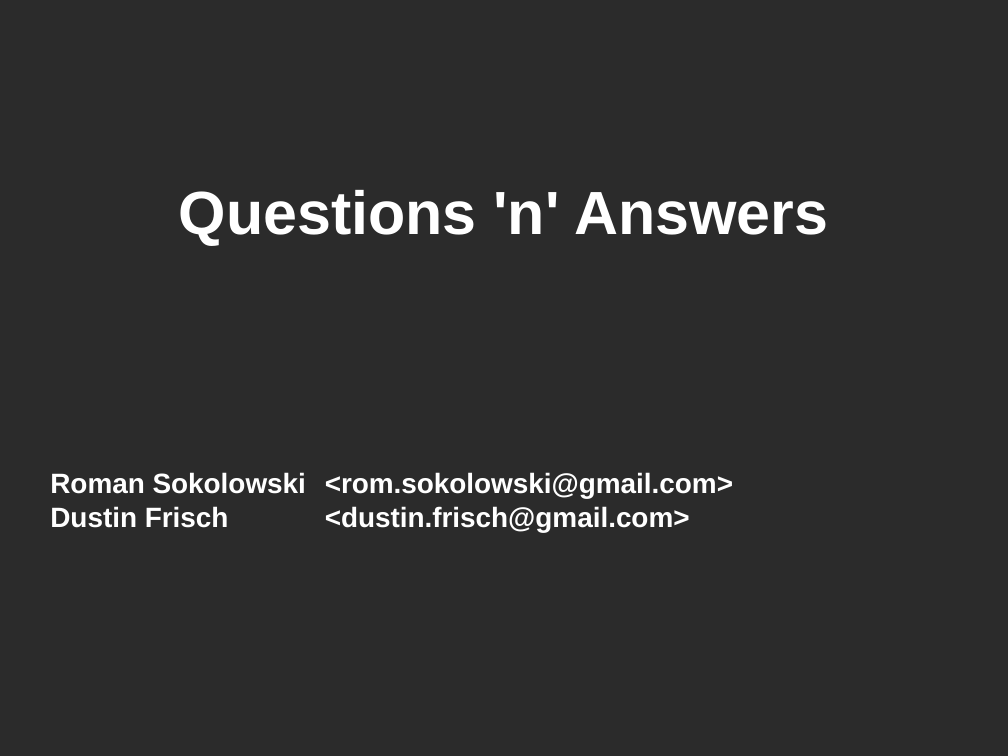
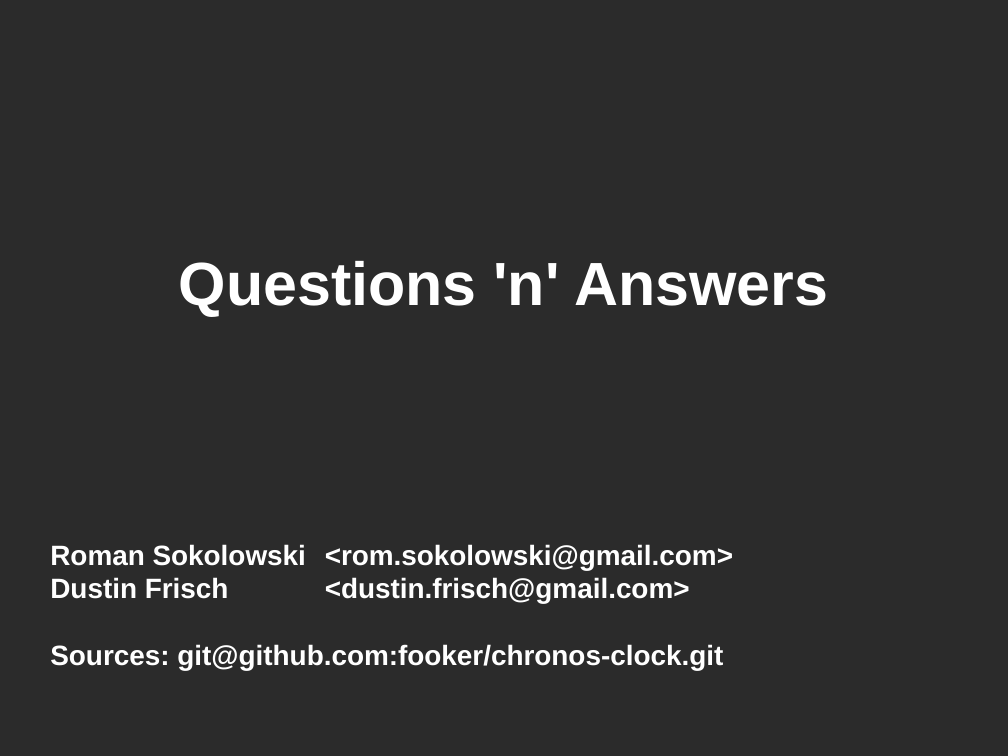
Before and after one commit to fooker/chronos-clock, a slide deck: slide 10 of docu/presentation.odp. Drawn at 1008x756 pixels with LibreOffice and Linux fonts; fonts in the diff are those of the drawing; background and template pictures are left out; a plain dark background stands for a picture behind light text. Boxes give left, top, right and bottom in pixels: in the first picture for what was removed or moved away, otherwise in the second. Text is boxed around its words. In the diff, an @@ line names an element or a change of style, - is before the commit and + after.

```diff
--- a/docu/presentation.odp
+++ b/docu/presentation.odp
@@ subtitle "Questions 'n' Answers" at [50,261,828,670]: vertical alignment middle to bottom @@
@@ subtitle at [50,644,723,670]: paragraph added @@
+Sources: git@github.com:fooker/chronos-clock.git
```
Also in this commit, not shown: 1 other slide changed, 2 other files.
